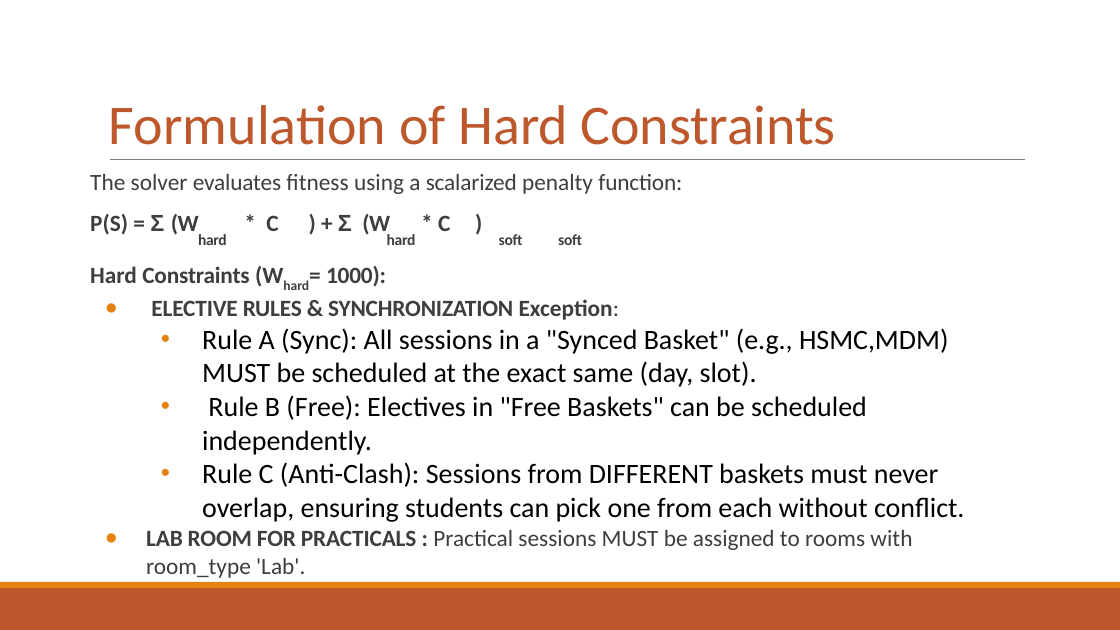
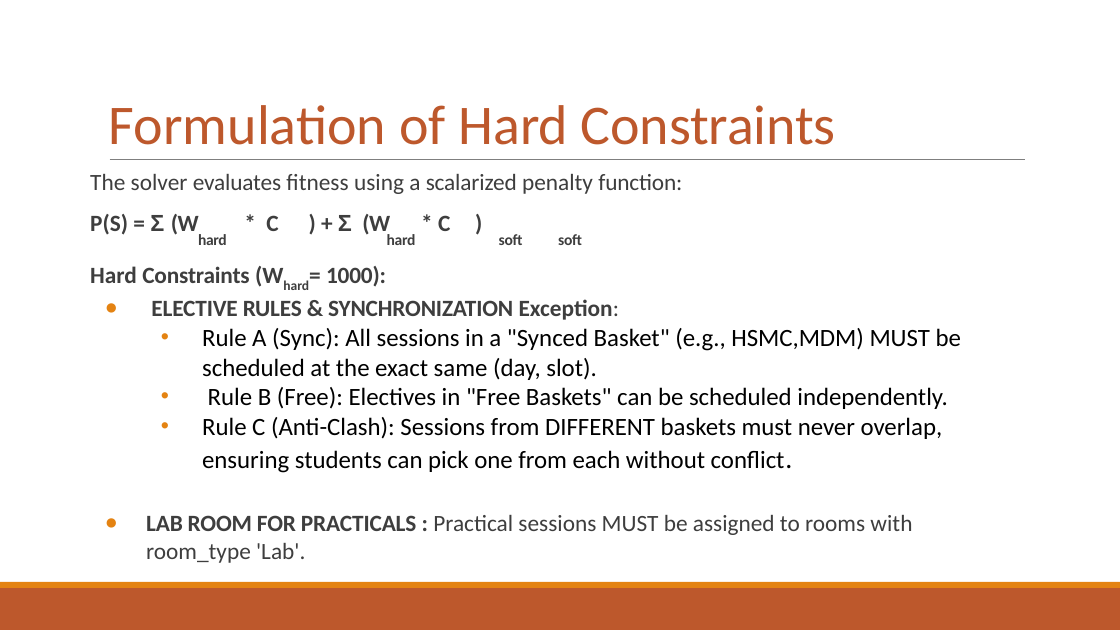
Before and after one commit to toad-of-code/timetable-editor-and-generator, a slide deck: slide 6 of TTGen (1).pptx (slide 5 before the commit). Drawn at 1120x630 pixels with LibreOffice and Linux fonts; fonts in the diff are those of the drawing. Boxes give left, top, right and bottom in pixels: in the first picture for what was removed or moved away, otherwise in the second. Text is boxed around its words. In the diff, an @@ line names an element or a change of style, - is before the commit and + after.

```diff
--- a/TTGen (1).pptx
+++ b/TTGen (1).pptx
@@ text at (202, 328, 961, 473): size 18 to 16 pt in "Rule A (Sync): All sessions in a ...", "Rule B (Free): Electives in "Free Baskets" ...", "Rule C (Anti-Clash): Sessions from DIFFERENT baskets ..." @@
```
Also in this commit, not shown: 6 other slides changed, 16 slides added, 3 slides removed, 16 other files.
